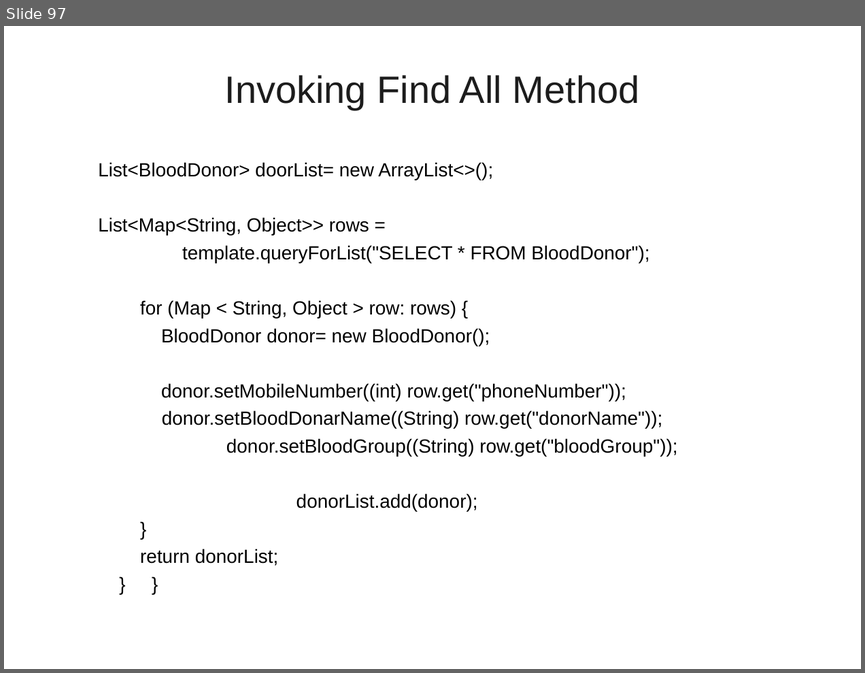
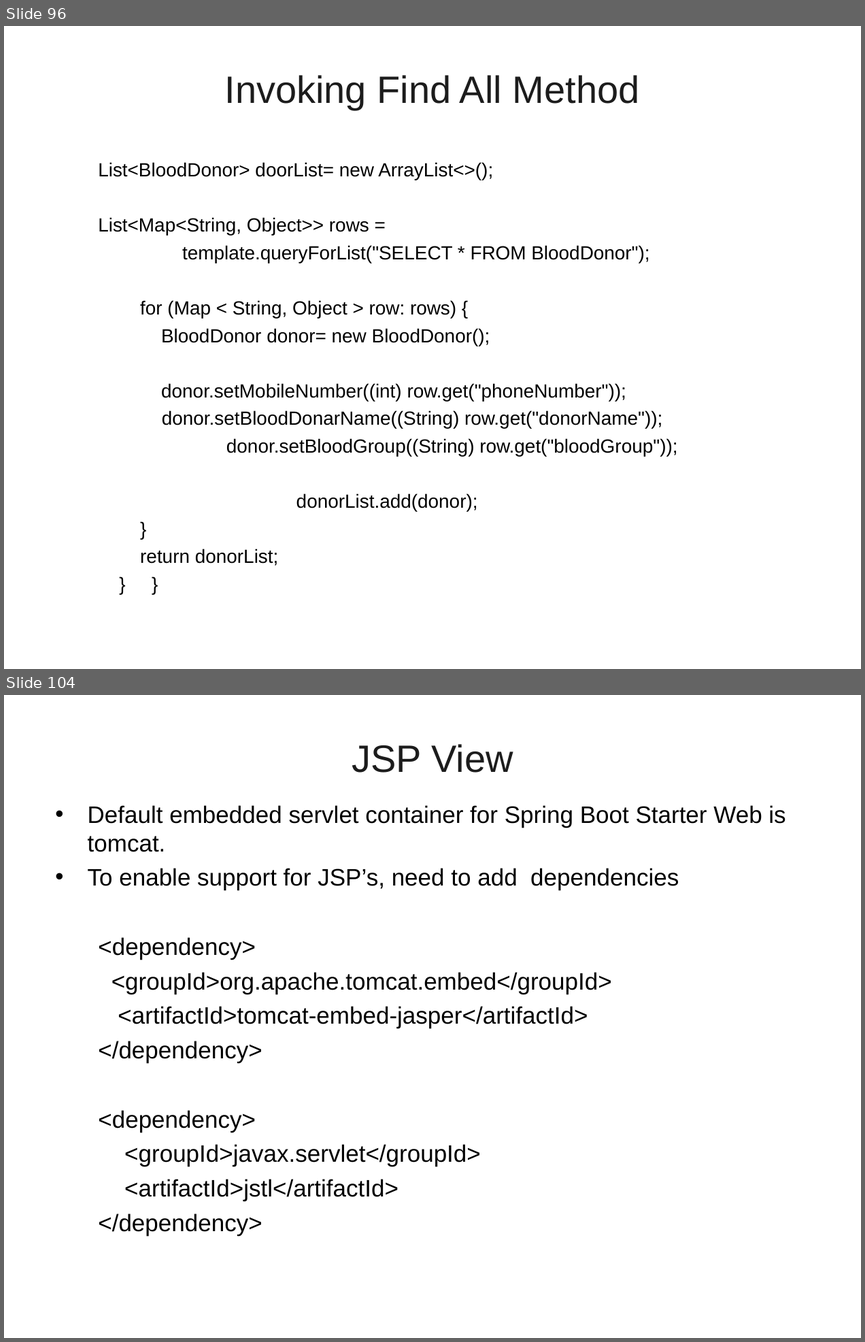
Before and after one commit to vatsanTraining/corejava, a slide deck: SpringBoot_Module1.ppt. Shown one above the other, each under a label of ours: slide 97 before the commit, slides 96 and 104 after it; the slides between them are not shown. The pictures are 865x673 and 865x1342 pixels, drawn with LibreOffice and Linux fonts; fonts in the diff are those of the drawing; background and template pictures are left out. Boxes give left, top, right and bottom in pixels: in the first picture for what was removed or moved away, otherwise in the second. Text is boxed around its words. In the diff, an @@ line names an element or a change of style, - is before the commit and + after.

```diff
--- a/SpringBoot_Module1.ppt
+++ b/SpringBoot_Module1.ppt
@@ slide 104 added at bbox=[4, 695, 861, 1338], background picture (left out) @@
@@ title added at bbox=[351, 744, 513, 773], 32 pt, text #1C1C1C @@
+JSP View
@@ text added at bbox=[88, 805, 785, 1236], 20 pt, text #000000 @@
+• Default embedded servlet container for Spring Boot Starter Web is tomcat.
+• To enable support for JSP’s, need to add dependencies
+  <dependency>
+  <groupId>org.apache.tomcat.embed</groupId>
+  <artifactId>tomcat-embed-jasper</artifactId>
+  </dependency>
+  <dependency>
+  <groupId>javax.servlet</groupId>
+  <artifactId>jstl</artifactId>
+  </dependency>
@@ what was slide 97 is now slide 96 @@
```
Also in this commit, not shown: 2 slides changed, 21 other slides added, 1 slide removed.
